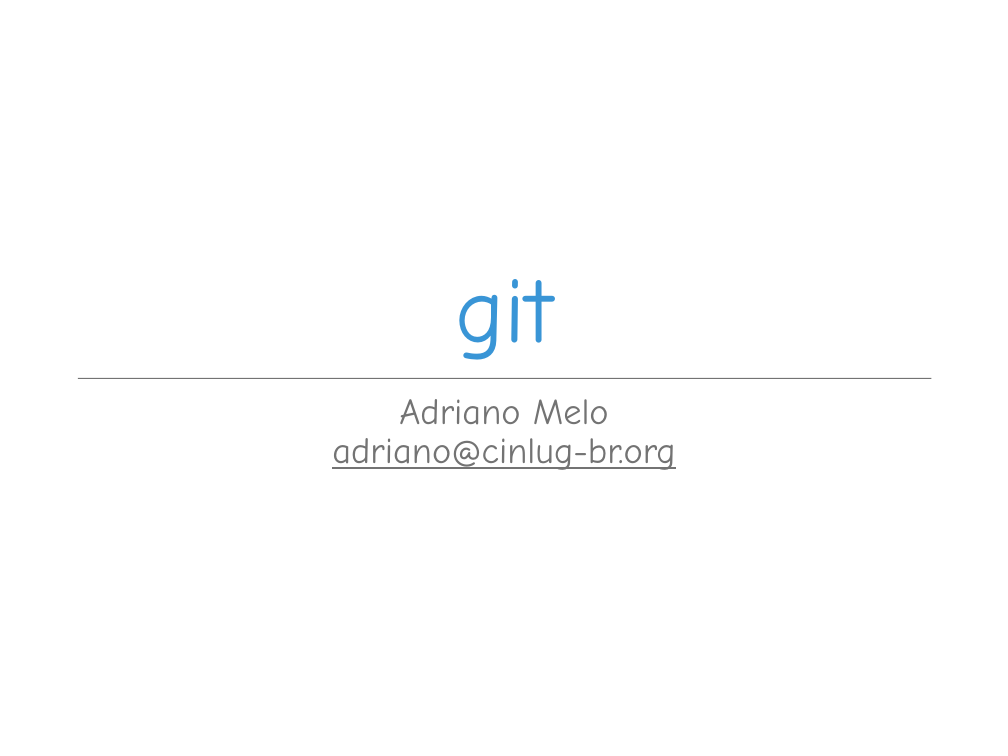
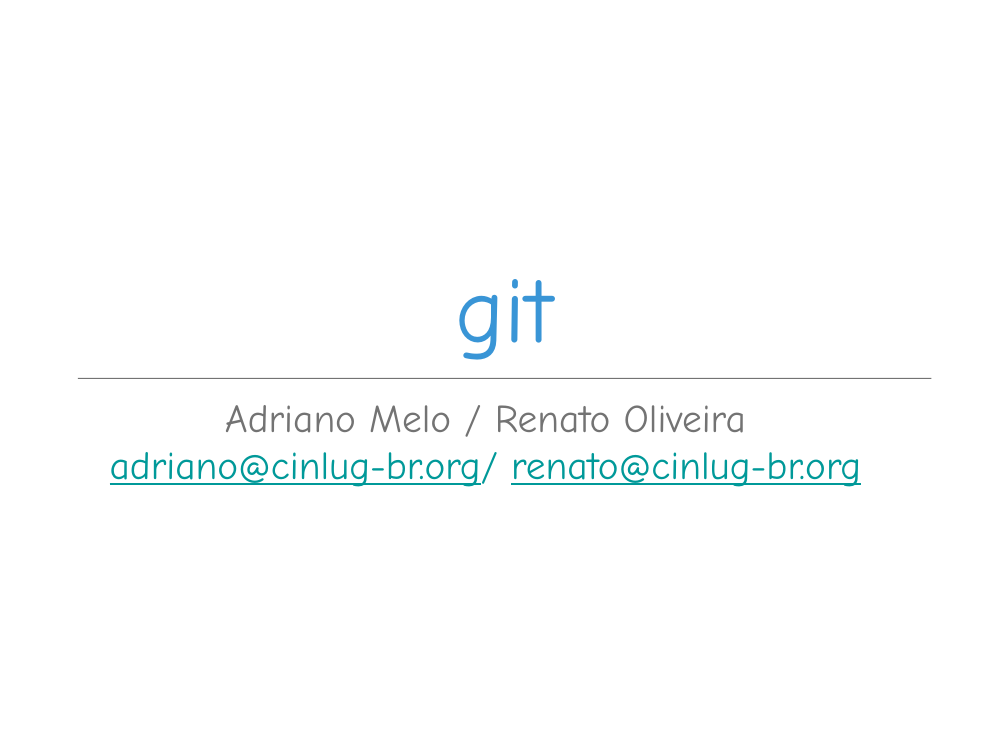
Before and after one commit to fernandocastor/aulas_floss, a slide deck: slide 1 of 07_Git/git.introducao.ppt. Drawn at 1008x756 pixels with LibreOffice and Linux fonts; fonts in the diff are those of the drawing; background and template pictures are left out. Boxes give left, top, right and bottom in pixels: in the first picture for what was removed or moved away, otherwise in the second. Text is boxed around its words. In the diff, an @@ line names an element or a change of style, - is before the commit and + after.

```diff
--- a/07_Git/git.introducao.ppt
+++ b/07_Git/git.introducao.ppt
@@ text at (110,405,861,487): text changed; size 37 to 40 pt; text colour #737373 to #009999 @@
-Adriano Melo
-adriano@cinlug-br.org
+Adriano Melo / Renato Oliveira
+adriano@cinlug-br.org/ renato@cinlug-br.org
```
Also in this commit, not shown: 7 other slides changed, 1 slide added.
